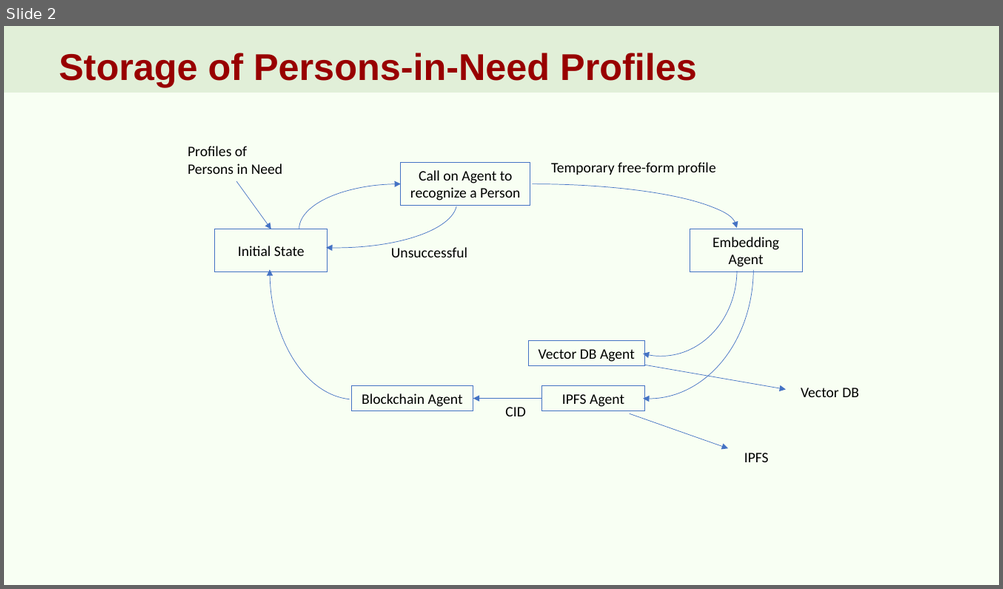
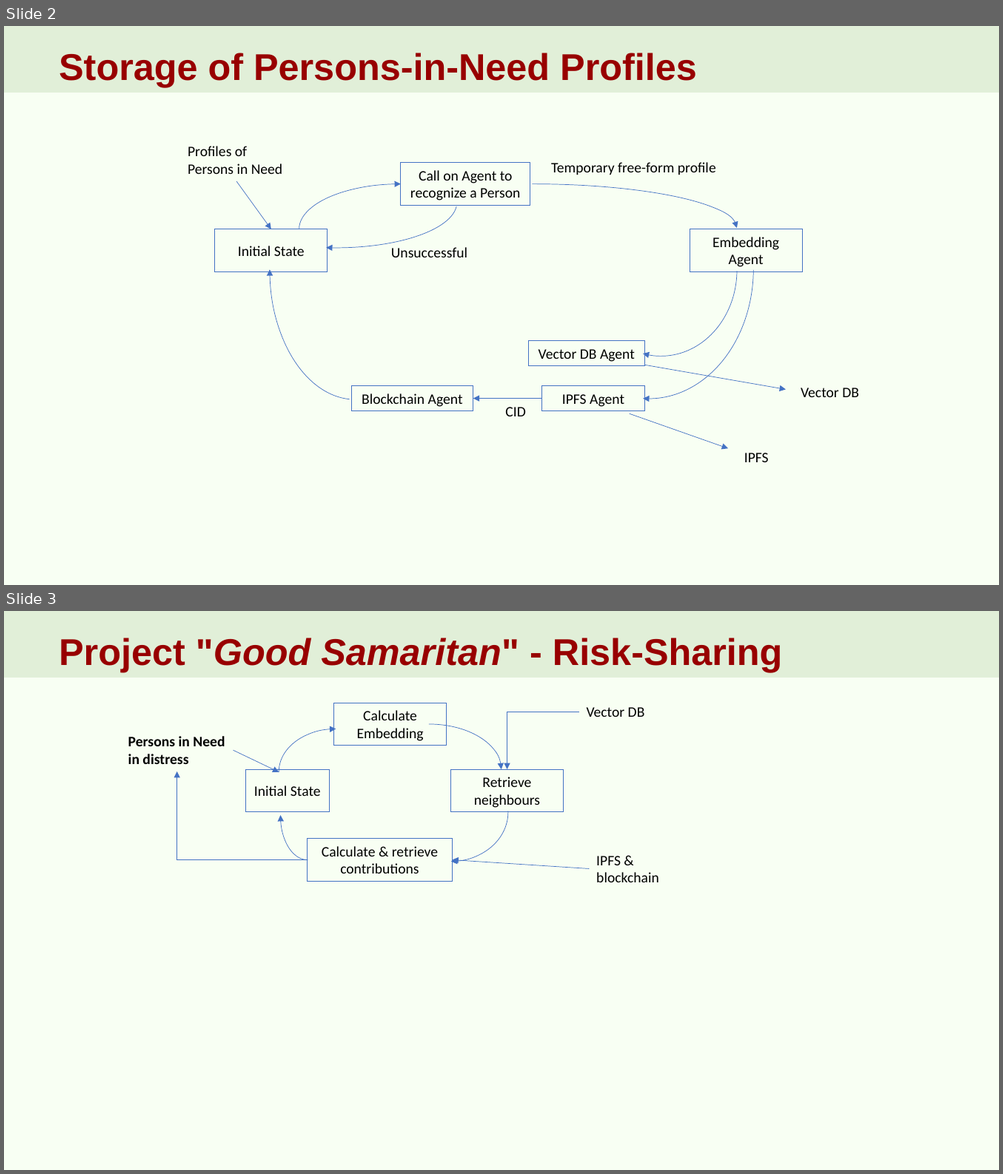
Before and after one commit to kvutien/Doc-Machu_Picchu_hacks, a slide deck: images/Scenarios of Projects.pptx. Shown one above the other, each under a label of ours: slide 2 before the commit, slides 2 and 3 after it. The pictures are 1003x589 and 1003x1174 pixels, drawn with LibreOffice and Linux fonts; fonts in the diff are those of the drawing; background and template pictures are left out. Boxes give left, top, right and bottom in pixels: in the first picture for what was removed or moved away, otherwise in the second. Text is boxed around its words. In the diff, an @@ line names an element or a change of style, - is before the commit and + after.

```diff
--- a/images/Scenarios of Projects.pptx
+++ b/images/Scenarios of Projects.pptx
@@ slide 3 added at [4, 611, 999, 1170], background #F8FFF3; not listed: 1 template element that a slide beside it also shows @@
@@ title added at [59, 638, 782, 672], 36 pt, text #980000, bold @@
+Project "Good Samaritan" - Risk-Sharing
@@ rectangle added at [334, 703, 447, 745], outline #4472C4 0.75 pt, 14 pt, text #000000 @@
+Calculate Embedding
@@ elbow arrow added from (578, 712) to (507, 769), #4472C4 0.5 pt @@
@@ text added at [586, 707, 645, 717], 14 pt, text #000000 @@
+Vector DB
@@ text added at [128, 736, 225, 764], 14 pt, text #000000, bold @@
+Persons in Need in distress
@@ arc (boxed as its full ellipse) added at [279, 729, 392, 815], outline #4472C4 0.5 pt @@
@@ arc (boxed as its full ellipse) added at [356, 724, 501, 815], outline #4472C4 0.5 pt @@
@@ arrow added from (233, 751) to (279, 772), #4472C4 0.5 pt @@
@@ arc (boxed as its full ellipse) added at [392, 763, 508, 862], outline #4472C4 0.5 pt @@
@@ elbow arrow added from (307, 860) to (177, 772), #4472C4 0.5 pt @@
@@ rectangle added at [246, 769, 330, 812], outline #4472C4 0.75 pt, 14 pt, text #000000 @@
+Initial State
@@ arc (boxed as its full ellipse) added at [281, 772, 335, 860], outline #4472C4 0.5 pt @@
@@ rectangle added at [451, 769, 563, 812], outline #4472C4 0.75 pt, 14 pt, text #000000 @@
+Retrieve neighbours
@@ rectangle added at [307, 839, 452, 881], outline #4472C4 0.75 pt, 14 pt, text #000000 @@
+Calculate & retrieve contributions
@@ arrow added from (589, 869) to (452, 860), #4472C4 0.5 pt @@
@@ text added at [596, 856, 659, 883], 14 pt, text #000000 @@
+IPFS & blockchain
```
Also in this commit, not shown: 2 other files.
